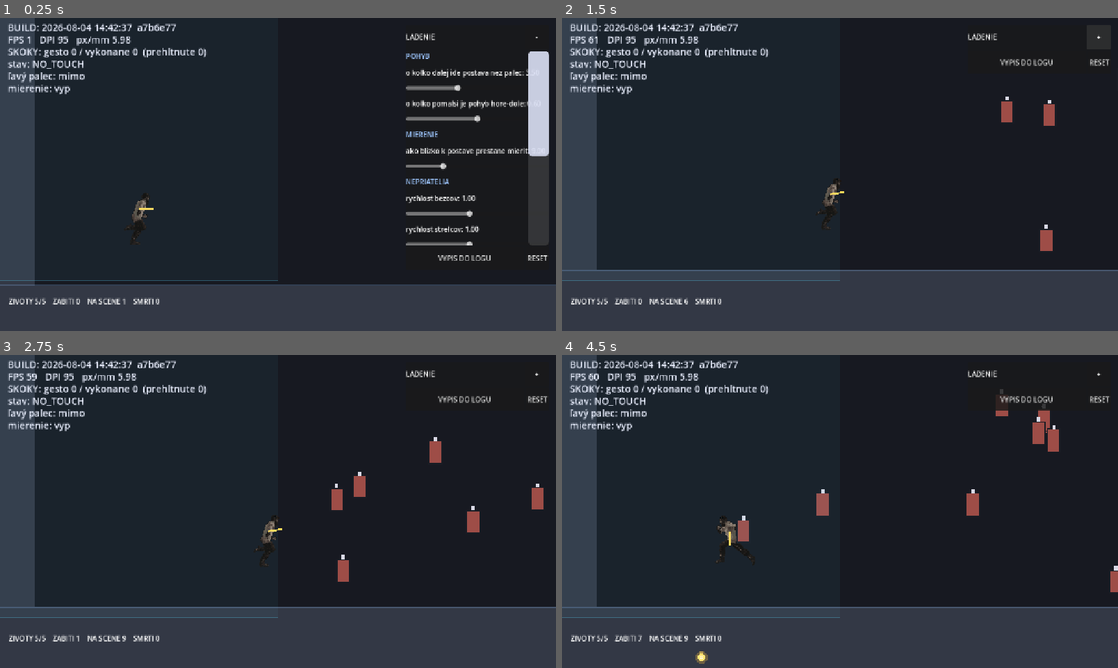
Above: before the commit, frames 1-4 (two rows, left to right).
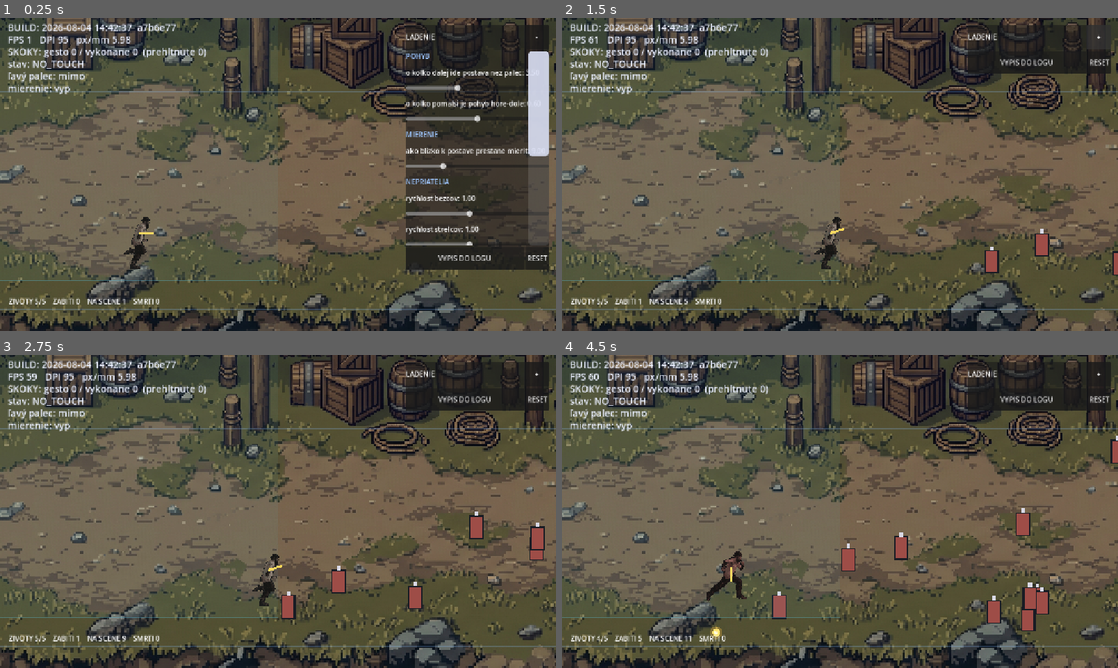
Above: after the commit, the same moments.

Repository: belispav/slavs
Game: Godot game, scene res://scenes/main.tscn
The game is run twice, just before and just after one commit, with the same random seed, the same clock (stepped at 60 frames per second) and the same inputs.
Inputs (mouse positions are in pixels of both pictures, inside the frame that each line leads up to):
- Up to frame 1 (0.25 s): no input
- Up to frame 2 (1.5 s): tap Enter (ui_accept) at 0.5, 0.77 s; move the mouse to (962, 158) at 0.52 s; hold D 0.53-1.25 s; hold Space 0.53-1.25 s; click (962, 158) at 0.67 s; click "-" at 1.25 s
- Up to frame 3 (2.75 s): drag from (166, 527) to (266, 555) at 2.02 s
- Up to frame 4 (4.5 s): move the mouse to (895, 442) at 2.77 s; hold A 2.78-3.5 s; hold L 2.78-3.5 s; drag from (812, 574) to (1040, 530) at 3.52 s; move the mouse to (1006, 558) at 4.27 s; hold D from 4.28 s (still down); hold K from 4.28 s (still down)

The runs differ from the first frame. In frame 1, 80% of the frame differs, in the area x 0-100%, y 0-100%; in frame 2, 86%; in frame 3, 86%; in frame 4, 86%.

Commit message:
Draw the background, and take the playing field from the picture
The field used to be a fraction of the screen and the art had to agree with it.
It is the other way round now: the open ground in env_01 is rows 640 to 1140,
measured off the image, and everything else follows from that. The character
cannot walk into the river because the river is not part of the field.

That gives a 500 unit band inside a 720 unit screen, so about 110 units of
palisade above and 110 of rocks below stay in view - enough to show why the
edges cannot be crossed, which was the worry, without spending the playable
area on it.

The camera locks vertically in free movement. The whole field is on screen at
once, so there is nothing to follow, and chasing the character up and down would
scroll off the top of a picture that has nothing above it.

Tiling is one Sprite2D with a region wider than the texture and repeat enabled,
so the GPU repeats it and a long level costs the same as a short one. The
picture's left and right edges differ by 8 shades out of 255, which is what
makes that possible.

Free movement also stops building solid bodies. There is no gravity to need a
floor and no jump to need a ceiling, and a grey box is the last thing wanted
over a background. Every edge of the field is a limit on the character instead,
including the sides, which the walls used to hold.

Diff:
--- a/volya/scripts/main.gd
+++ b/volya/scripts/main.gd
@@ -20,9 +20,17 @@
 ## second by a character 130 units tall, and there is nowhere to put the feet of
 ## an enemy or the bottom of a cage.
 ##
-## 1.5 was tried on device and overshot - the top of the field ended up so far
-## up that it stopped meaning anything. Halving the increase lands here.
-const FIELD_HEIGHT_SCREENS := 1.0
+const BACKGROUND_PATH := "res://art/env_01.png"
+
+## Which rows of the background picture are open ground, measured from the art
+## itself. Above them is the palisade and the props stacked against it, below
+## them the rocks and the river.
+##
+## The playable field is taken from these, not the other way round. Deciding the
+## field in screen fractions and then hoping the picture agreed was what made
+## the earlier attempts feel wrong - the character could walk into the river.
+const BG_WALK_TOP := 640.0
+const BG_WALK_BOTTOM := 1140.0
 
 var player            # untyped on purpose: the script is attached at runtime
 var bullets: Array = []
@@ -61,24 +69,58 @@
 
 # ---------------------------------------------------------------- level ---
 
-## Playable height above the ground, in world units.
+## Playable height, in world units: the open ground in the picture.
 func field_height() -> float:
-	return get_viewport_rect().size.y * FIELD_HEIGHT_SCREENS
+	return BG_WALK_BOTTOM - BG_WALK_TOP
+
+
+## World y of the background picture's top row. Placed so its open ground ends
+## on GROUND_Y, which everything else is already measured from.
+func background_top() -> float:
+	return GROUND_Y - BG_WALK_BOTTOM
+
+
+## The background, repeated sideways for the length of the level.
+##
+## One Sprite2D with a region wider than the texture and repeat turned on: the
+## GPU does the tiling, so a level ten screens long costs the same as one. The
+## picture's edges match to within a few shades, which is what makes this
+## possible at all.
+func _build_background() -> void:
+	var texture: Texture2D = load(BACKGROUND_PATH) as Texture2D
+	if texture == null:
+		push_warning("Pozadie %s sa nenacitalo." % BACKGROUND_PATH)
+		return
+
+	var sprite := Sprite2D.new()
+	sprite.texture = texture
+	sprite.centered = false
+	sprite.texture_filter = CanvasItem.TEXTURE_FILTER_NEAREST
+	sprite.texture_repeat = CanvasItem.TEXTURE_REPEAT_ENABLED
+	sprite.region_enabled = true
+	# Wider than the level on both sides, so the edges are never reached.
+	var span: float = (LEVEL_RIGHT - LEVEL_LEFT) + texture.get_width() * 2.0
+	sprite.region_rect = Rect2(0.0, 0.0, span, texture.get_height())
+	sprite.position = Vector2(LEVEL_LEFT - texture.get_width(), background_top())
+	sprite.z_index = -100
+	add_child(sprite)
 
 
 func _build_level() -> void:
+	if Touch.config.free_movement:
+		# No floor and no ceiling. There is no gravity to hold the character
+		# down and no jump to carry it up, so the edges of the field are limits
+		# on where it may walk - and a grey box drawn across the background is
+		# the last thing wanted now that there is a background.
+		#
+		# Platforms are not built either: without a jump they are unreachable
+		# scenery standing in the way.
+		_build_background()
+		return
+
 	_solid(Vector2(1200, GROUND_Y + 100.0), Vector2(2560, 200), Color(0.20, 0.22, 0.27))
 	_solid(Vector2(LEVEL_LEFT - 40.0, GROUND_Y - 300.0), Vector2(80, 800), Color(0.20, 0.22, 0.27))
 	_solid(Vector2(LEVEL_RIGHT + 40.0, GROUND_Y - 300.0), Vector2(80, 800), Color(0.20, 0.22, 0.27))
-
-	if Touch.config.free_movement:
-		# No jump means a jump-through platform is furniture with no purpose:
-		# unreachable, and in the way of a character walking the field.
-		#
-		# The top of the band is a limit on the character, not a wall. A solid
-		# ceiling was tried and it filled the upper half of the screen with a
-		# grey slab, leaving about 40 per cent of the view playable.
-		return
 
 	# 3 one-way platforms — jump-through, land-on (Metal Slug style)
 	_platform(Vector2(430, 460), Vector2(280, 24))
@@ -125,10 +167,22 @@
 	player.spawn_point = player.global_position
 	player.field_top = GROUND_Y - field_height()
 	player.field_bottom = GROUND_Y
-	# The camera must be allowed as high as the field goes, or the character
-	# walks up into a view that refuses to follow.
-	player.set_camera_limits(LEVEL_LEFT - 80.0, LEVEL_RIGHT + 80.0,
-		player.field_top - 260.0, GROUND_Y + 200.0)
+	player.field_left = LEVEL_LEFT + 40.0
+	player.field_right = LEVEL_RIGHT - 40.0
+
+	if Touch.config.free_movement:
+		# Locked vertically: the field is shorter than the screen, so the whole
+		# of it is in view at once and a sliver of river and palisade frames it.
+		# Letting the camera chase the character up and down would scroll off
+		# the picture, and there is nothing above or below it to show.
+		var view: float = get_viewport_rect().size.y
+		var centre: float = (player.field_top + player.field_bottom) * 0.5
+		var top: float = centre - view * 0.5
+		player.set_camera_limits(LEVEL_LEFT - 80.0, LEVEL_RIGHT + 80.0,
+			top, top + view)
+	else:
+		player.set_camera_limits(LEVEL_LEFT - 80.0, LEVEL_RIGHT + 80.0,
+			player.field_top - 260.0, GROUND_Y + 200.0)
 	player.fire_requested.connect(_on_fire_requested)
 	player.died.connect(_on_player_died)
 
@@ -227,11 +281,9 @@
 	# the second axis pointless: nothing would ever need dodging sideways.
 	var y: float = GROUND_Y - 120.0
 	if Touch.config.free_movement:
-		# Only across the part of the field the player can currently see -
-		# arriving far above the view is an enemy that never joins the fight.
-		var visible_up: float = minf(field_height(),
-			get_viewport_rect().size.y * 0.8)
-		y = GROUND_Y - 40.0 - randf() * (visible_up - 60.0)
+		# Anywhere across the open ground. The whole field is on screen, so
+		# there is no part of it an enemy could arrive in unseen.
+		y = randf_range(GROUND_Y - field_height() + 30.0, GROUND_Y - 30.0)
 
 	free_enemy.spawn(Vector2(x, y), kind, player)
 
--- a/volya/scripts/player.gd
+++ b/volya/scripts/player.gd
@@ -30,6 +30,8 @@
 ## swallows most of the view.
 var field_top: float = -1e9
 var field_bottom: float = 1e9
+var field_left: float = -1e9
+var field_right: float = 1e9
 
 ## How far above the body's origin shots leave from. Derived from the drawing,
 ## so re-rendering the character at a different height keeps the muzzle on the
@@ -265,11 +267,16 @@
 	_jump_buffer = 0.0
 
 	# Applied after the velocity, before move_and_slide, so pressing against
-	# the edge simply stops rather than juddering.
-	var next_y: float = global_position.y + velocity.y * delta
-	if next_y < field_top or next_y > field_bottom:
+	# an edge simply stops rather than juddering. There are no walls in free
+	# movement - a solid body would be drawn over the background - so every
+	# edge of the field is a limit like this one.
+	var next: Vector2 = global_position + velocity * delta
+	if next.y < field_top or next.y > field_bottom:
 		global_position.y = clampf(global_position.y, field_top, field_bottom)
 		velocity.y = 0.0
+	if next.x < field_left or next.x > field_right:
+		global_position.x = clampf(global_position.x, field_left, field_right)
+		velocity.x = 0.0
 
 
 # ---------------------------------------------------------------- input ---
Binary file added: volya/art/env_01.png
